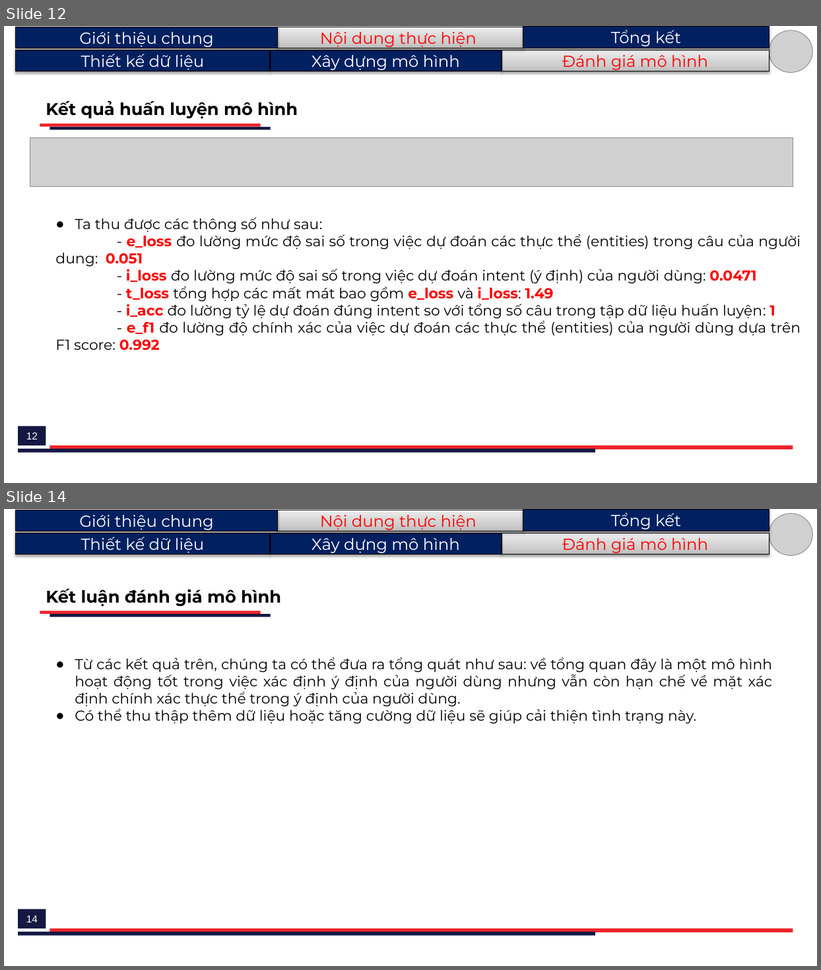
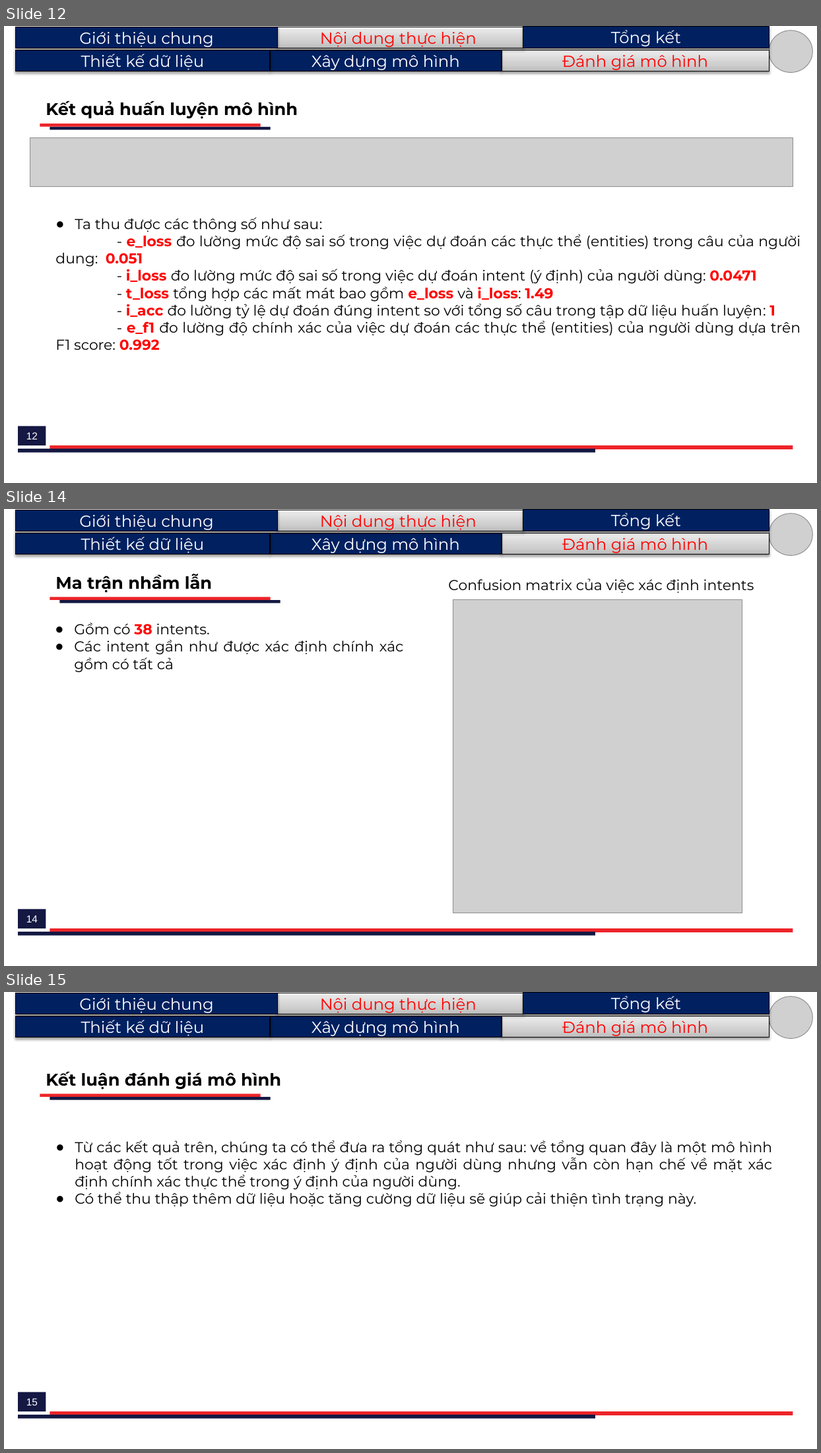
Before and after one commit to H4ll3y/Rasa-Consultant, a slide deck: doc/A37134_LeQuangHuy.pptx. Shown one above the other, each under a label of ours: slides 12 and 14 before the commit, slides 12, 14 and 15 after it; the slides between them are not shown. The pictures are 821x970 and 821x1453 pixels, drawn with LibreOffice and Linux fonts; fonts in the diff are those of the drawing; grey boxes stand for pictures. Boxes give left, top, right and bottom in pixels: in the first picture for what was removed or moved away, otherwise in the second. Text is boxed around its words. In the diff, an @@ line names an element or a change of style, - is before the commit and + after.

```diff
--- a/doc/A37134_LeQuangHuy.pptx
+++ b/doc/A37134_LeQuangHuy.pptx
@@ slide 14 added at [4, 509, 817, 966], background #FFFFFF; not listed: 2 template elements that a slide beside it also shows @@
@@ rectangle added at [16, 510, 277, 531], fill #002060, outline #000000 0.75 pt, 19 pt, text #FFFFFF @@
+Giới thiệu chung
@@ rectangle added at [278, 510, 523, 531], fill gradient #BDBDBD to #D1D1D1 to #EEEEEE, outline #000000 0.75 pt, 19 pt, text #FF0000 @@
+Nội dung thực hiện
@@ rectangle added at [523, 510, 769, 531], fill #002060, outline #000000 0.75 pt, 19 pt, text #FFFFFF @@
+Tổng kết
@@ picture added at [769, 513, 813, 555] @@
@@ rectangle added at [15, 533, 269, 554], fill #002060, outline #000000 0.75 pt, 19 pt, text #FFFFFF @@
+Thiết kế dữ liệu
@@ rectangle added at [271, 533, 501, 554], fill #002060, outline #000000 0.75 pt, 19 pt, text #FFFFFF @@
+Xây dựng mô hình
@@ rectangle added at [502, 533, 769, 554], fill gradient #BDBDBD to #D1D1D1 to #EEEEEE, outline #000000 0.75 pt, 19 pt, text #FF0000 @@
+Đánh giá mô hình
@@ text added at [55, 574, 212, 593], 20 pt, text #000000, bold @@
+Ma trận nhầm lẫn
@@ text added at [448, 578, 754, 593], 17 pt, text #000000 @@
+Confusion matrix của việc xác định intents
@@ rectangle added at [50, 597, 271, 600], fill #ED2429 @@
@@ rectangle added at [59, 600, 281, 603], fill #141842 @@
@@ picture added at [453, 600, 742, 914] @@
@@ text added at [74, 623, 404, 673], 17 pt, text #000000 @@
+● Gồm có 38 intents.
+● Các intent gần như được xác định chính xác gồm có tất cả
@@ rectangle added at [18, 932, 596, 936], fill #141842 @@
@@ rectangle added at [50, 929, 793, 933], fill #ED2429 @@
@@ what was slide 14 is now slide 15 @@
@@ page number at [26, 1399, 38, 1406]: text changed @@
-14
+15
```
Also in this commit, not shown: 7 slides changed, 3 other slides added, 2 other files.
